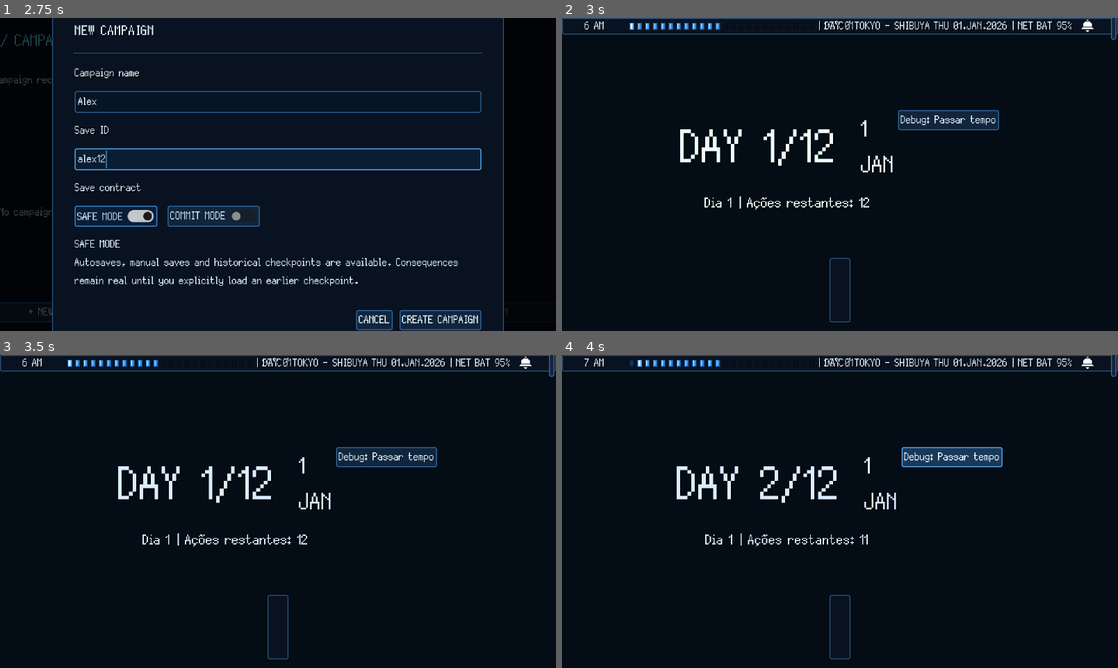
Above: before the commit, frames 1-4 (two rows, left to right).
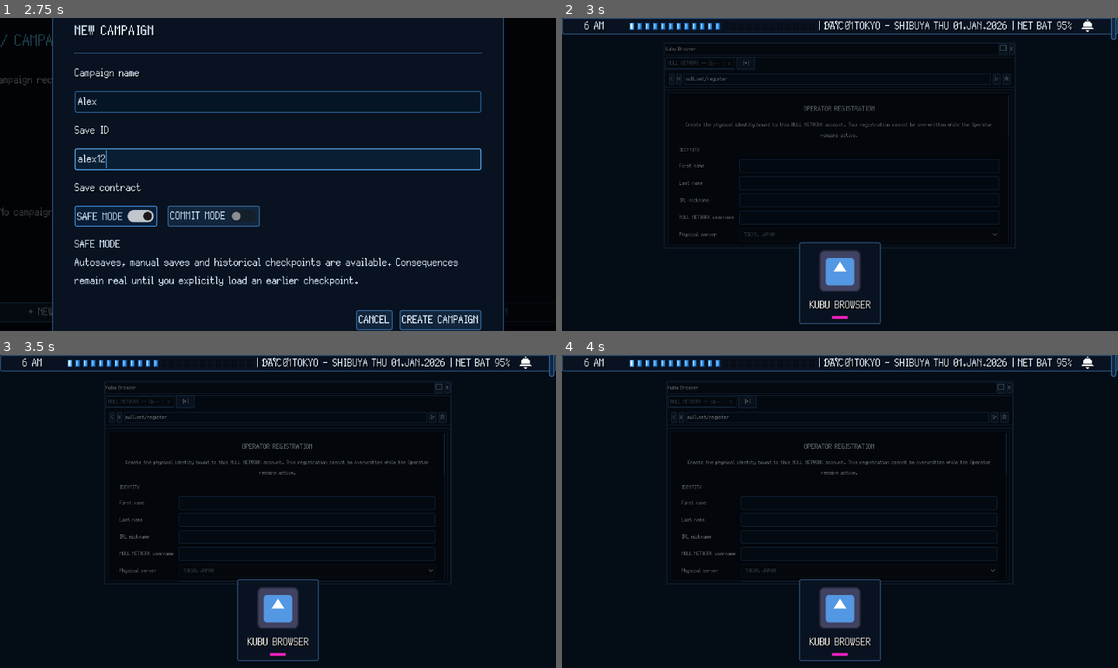
Above: after the commit, the same moments.

Repository: GYU-GAZE/NULL-NETWORK
Game: Godot game, scene res://core/bootstrap/bootstrap.tscn
The game is run twice, just before and just after one commit, with the same random seed, the same clock (stepped at 60 frames per second) and the same inputs. The engine's default icon, where the game draws it, is replaced by a stand-in: a white triangle on a blue panel in a dark square.
Inputs (mouse positions are in pixels of both pictures, inside the frame that each line leads up to):
- Up to frame 1 (2.75 s): click "+ NEW CAMPAIGN" at 0.5 s; click (278, 102) at 1.27 s; type "Alex" at 1.35 s; click (278, 158) at 1.5 s; type "12" at 1.58 s; click "+ NEW CAMPAIGN" at 2 s
- Up to frame 2 (3 s): click "CREATE CAMPAIGN" at 2.75 s
- Up to frame 3 (3.5 s): no input
- Up to frame 4 (4 s): click "Debug: Passar tempo" at 3.5 s

Frame 1 is identical in both runs. In frame 2, 5.3% of the frame differs, in the area x 18-82%, y 8-98%; in frame 3, 5.7%; in frame 4, 5.8%, in the area x 4-82%, y 1-98%.
Error before the commit: Parse Error: Could not preload resource file "res://data/content/game_content_catalog.tres". (res://core/autoloads/content_registry.gd:9)

Commit message:
fix(dialogue): correct showcase resource reference

Diff:
--- a/data/content/dialogues/prologue_null_network_welcome.tres
+++ b/data/content/dialogues/prologue_null_network_welcome.tres
@@ -194,7 +194,7 @@
 choice_id = "special"
 text = "[SPECIAL] Reply using the hidden handshake."
 conditions = SubResource("Conditions_special")
-effects = Array[Ext_resource("9_effect")]([SubResource("Effect_special_flag")])
+effects = Array[ExtResource("9_effect")]([SubResource("Effect_special_flag")])
 tendency_changes = Array[int]([0, 1, 1, 0])
 next_node_id = "outro"
 
